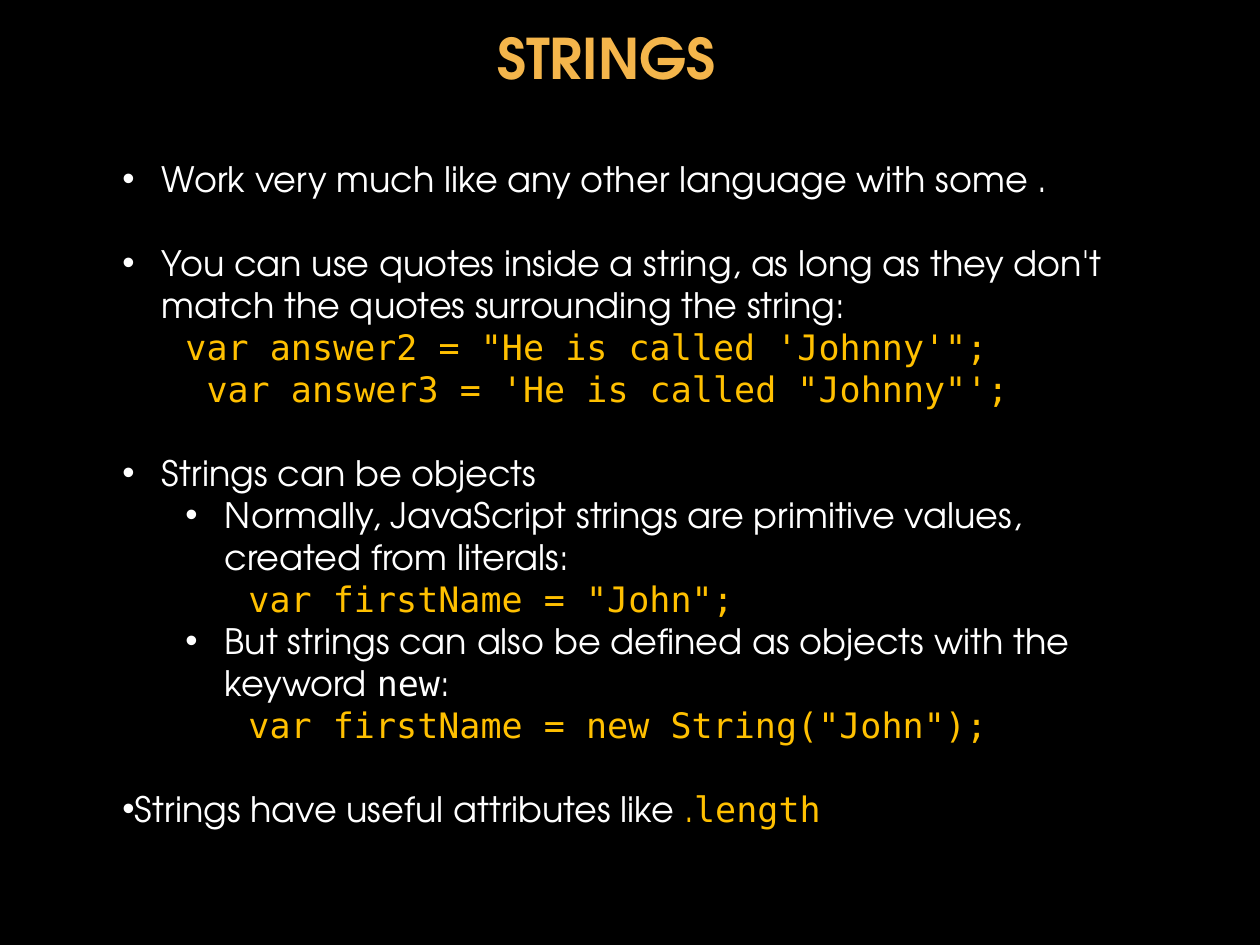
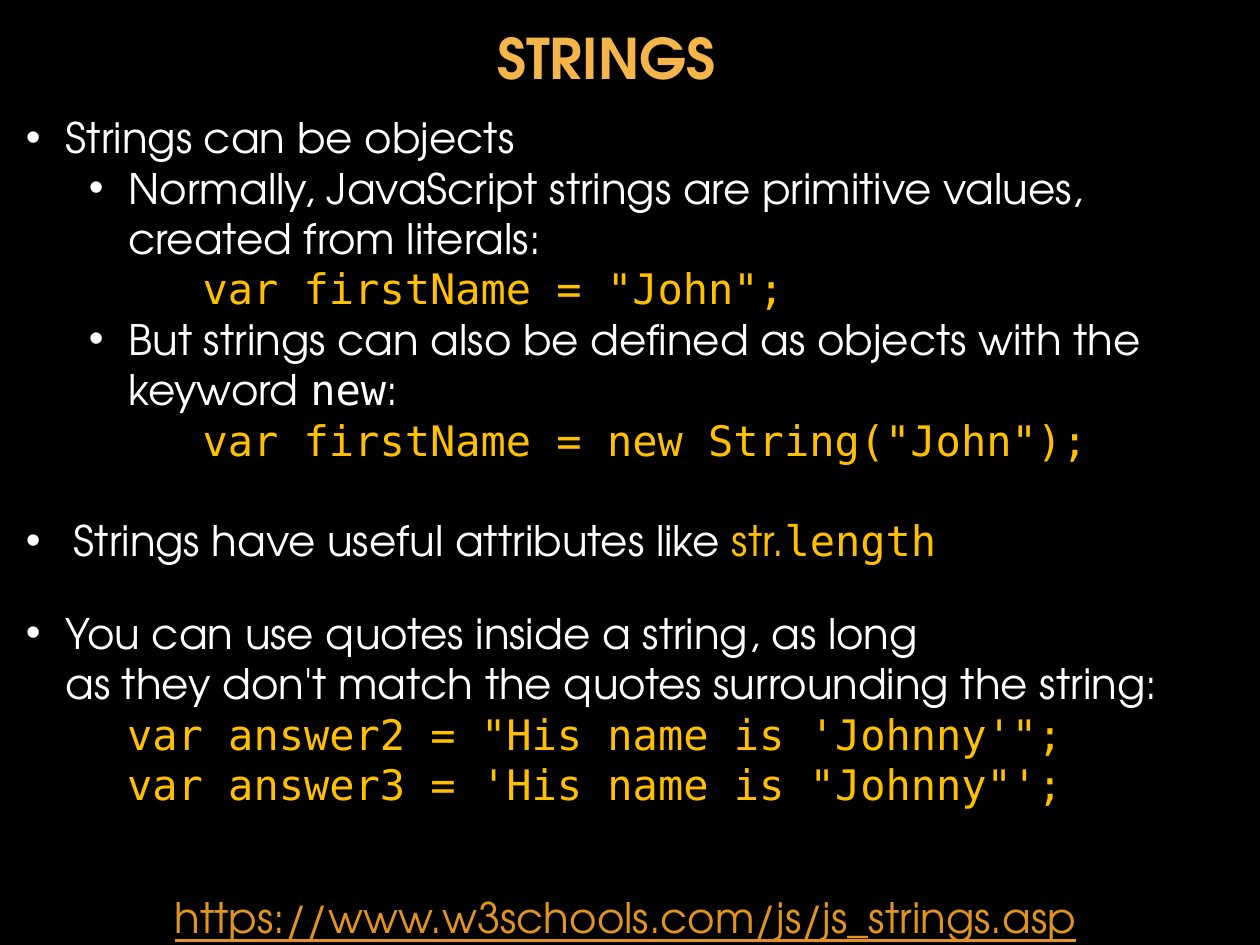
Before and after one commit to donfreiday/cpsc330-js, a slide deck: slide 35 of Javascript.pptx. Drawn at 1260x945 pixels with LibreOffice and Linux fonts; fonts in the diff are those of the drawing; background and template pictures are left out. Boxes give left, top, right and bottom in pixels: in the first picture for what was removed or moved away, otherwise in the second. Text is boxed around its words. In the diff, an @@ line names an element or a change of style, - is before the commit and + after.

```diff
--- a/Javascript.pptx
+++ b/Javascript.pptx
@@ text "Strings can be objects": place and size @@
-text "Strings can be objects" at <box>135,166,1101,830</box>
+text "Strings can be objects" at <box>65,121,1158,809</box>
@@ text at <box>65,121,1140,465</box>: size 20 to 24 pt in "Strings can be objects", "Normally, JavaScript strings are primitive values, created ...", "var firstName = "John";", "But strings can also be defined as ..." and 1 more places @@
@@ text at <box>162,166,1101,410</box>: paragraphs removed @@
-• Work very much like any other language with some .
-• You can use quotes inside a string, as long as they don't match the quotes surrounding the string:
-  var answer2 = "He is called 'Johnny'";
-  var answer3 = 'He is called "Johnny"';
@@ text at <box>65,524,1158,809</box>: text changed; size 20 to 24 pt @@
-• Strings have useful attributes like .length
+• Strings have useful attributes like str.length
+• You can use quotes inside a string, as long as they don't match the quotes surrounding the string:
+  var answer2 = "His name is 'Johnny'";
+  var answer3 = 'His name is "Johnny"';
@@ text added at <box>175,901,1076,942</box>, 24 pt, text #E19520, underline @@
+https://www.w3schools.com/js/js_strings.asp
```
Also in this commit, not shown: 3 other slides changed, 4 slides added, 2 slides removed.
